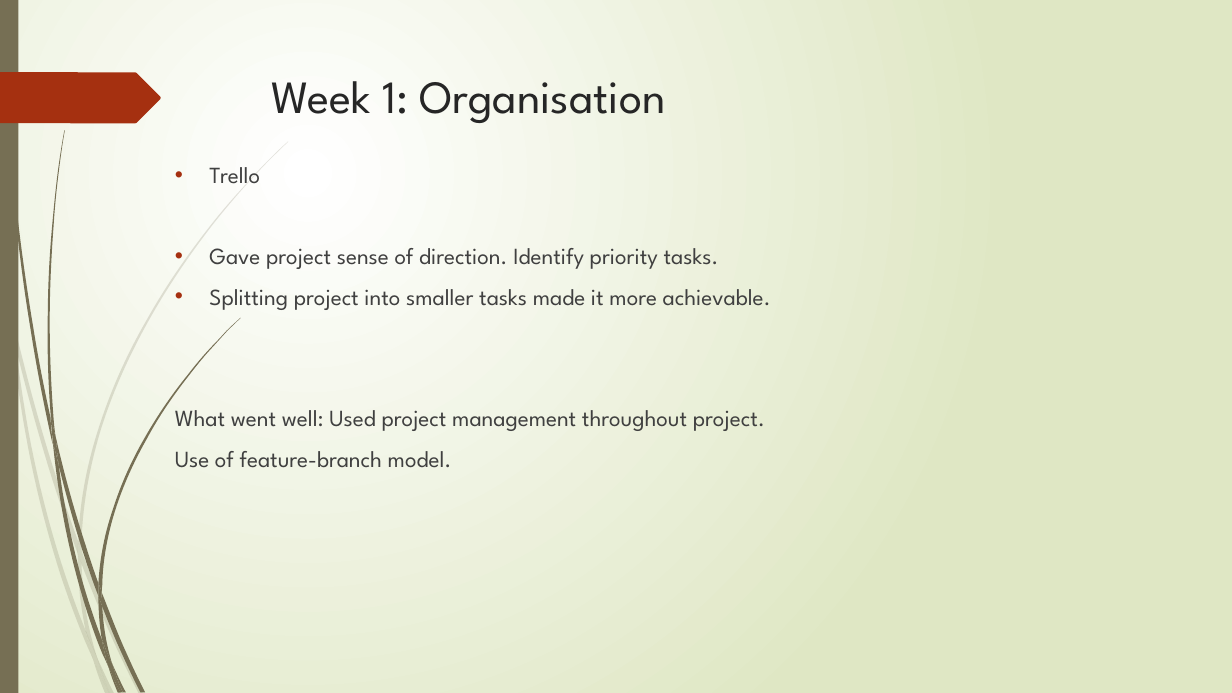
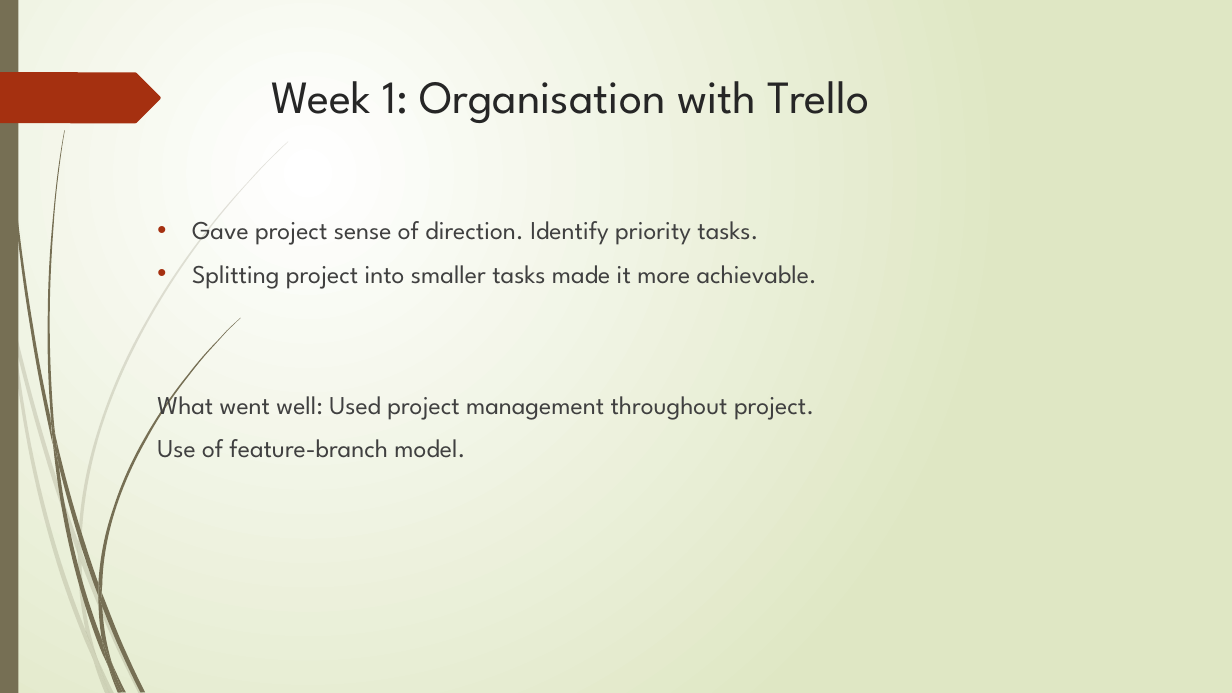
Before and after one commit to RM147/StoryGen, a slide deck: slide 6 of Project Presentation.pptx. Drawn at 1232x693 pixels with LibreOffice and Linux fonts; fonts in the diff are those of the drawing. Boxes give left, top, right and bottom in pixels: in the first picture for what was removed or moved away, otherwise in the second. Text is boxed around its words. In the diff, an @@ line names an element or a change of style, - is before the commit and + after.

```diff
--- a/Project Presentation.pptx
+++ b/Project Presentation.pptx
@@ title at (x1=271, y1=81, x2=869, y2=123): text changed @@
-Week 1: Organisation
+Week 1: Organisation with Trello
@@ text at (x1=209, y1=167, x2=260, y2=184): paragraph removed @@
-• Trello
@@ text "Gave project sense of direction. ..." moved from (x1=175, y1=167, x2=771, y2=468) to (x1=157, y1=221, x2=817, y2=458) @@
@@ text "Gave project sense of direction. ..." at (x1=157, y1=221, x2=817, y2=458): size 18 to 20 pt @@
```
Also in this commit, not shown: 10 other slides changed.
